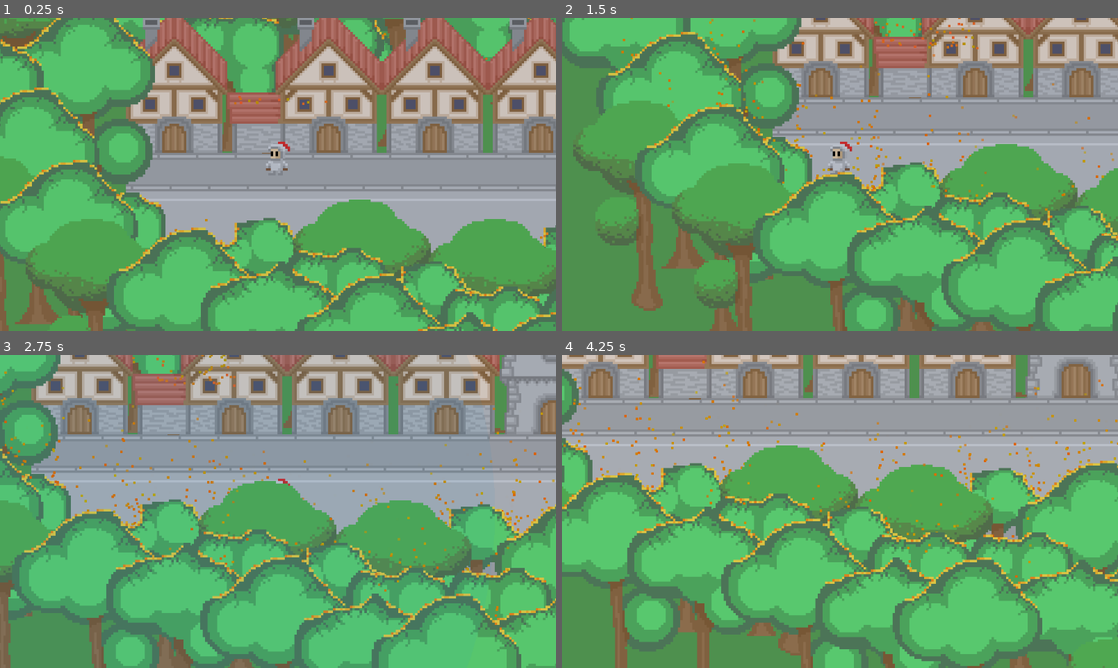
Above: before the commit, frames 1-4 (two rows, left to right).
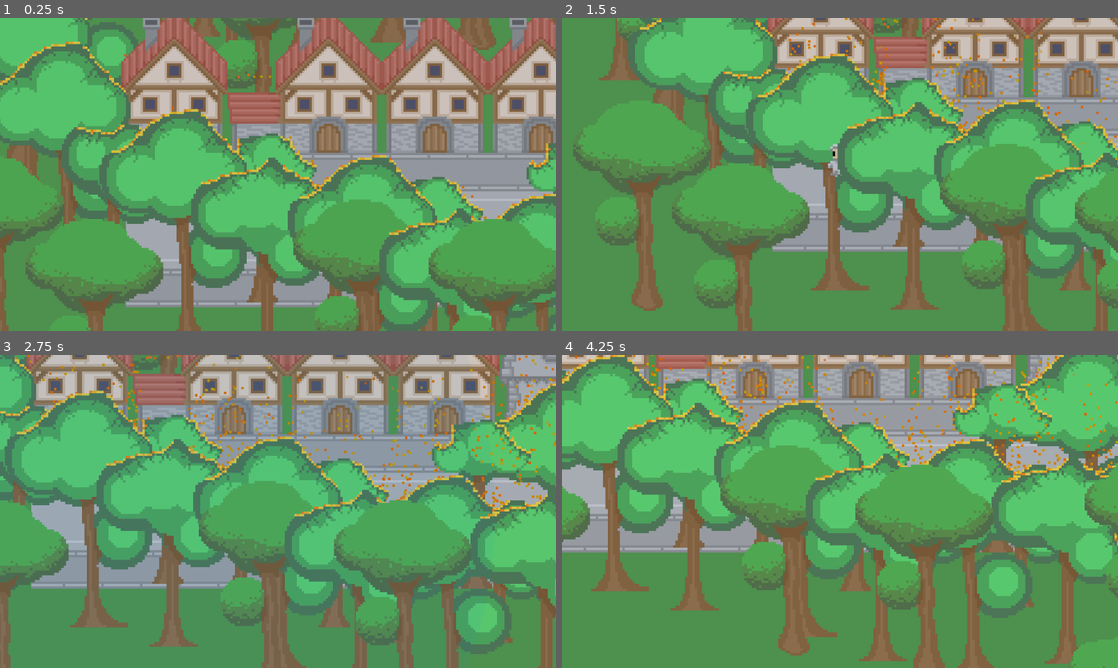
Above: after the commit, the same moments.

Repository: Senjia12/Game-dj-Ames
Game: Godot game, scene res://Level/game.tscn
The game is run twice, just before and just after one commit, with the same random seed, the same clock (stepped at 60 frames per second) and the same inputs.
Inputs (mouse positions are in pixels of both pictures, inside the frame that each line leads up to):
- Up to frame 1 (0.25 s): no input
- Up to frame 2 (1.5 s): move the mouse to (962, 158) at 0.52 s; hold D (right) 0.53-1.28 s; hold S (bottom) 0.53-1.28 s; move the mouse to (728, 190) at 1.27 s; hold A (left) from 1.28 s (still down); tap E (interact) at 1.35 s
- Up to frame 3 (2.75 s): move the mouse to (333, 442) at 2.02 s; release A (left) at 2.03 s; hold D (right) from 2.03 s (still down); right-click (333, 442) at 2.1 s
- Up to frame 4 (4.25 s): move the mouse to (812, 574) at 2.77 s; tap W (top) at 2.85 s; move the mouse to (1006, 558) at 3.52 s; release D (right) at 3.53 s; hold A (left) from 3.53 s (still down); hold S (bottom) from 3.53 s (still down)

The runs differ from the first frame. In frame 1, 50% of the frame differs, in the area x 0-100%, y 0-100%; in frame 2, 51%; in frame 3, 58%; in frame 4, 64%.

Commit message:
truc cancel direct

Diff:
--- a/bla/Level/Décor/Village/arbre brulé/arbre_feu_1.tscn
+++ b/bla/Level/Décor/Village/arbre brulé/arbre_feu_1.tscn
@@ -26,24 +26,27 @@
 "speed": 5.0
 }]
 
-[node name="arbre feu 1" type="AnimatedSprite2D"]
+[node name="Node2D" type="Node2D"]
+
+[node name="arbre feu 1" type="AnimatedSprite2D" parent="."]
+y_sort_enabled = true
 position = Vector2(1, -35)
 sprite_frames = SubResource("SpriteFrames_2ubvi")
 frame = 1
 frame_progress = 0.199264
 script = ExtResource("2_aj2q1")
 
-[node name="GPUParticles2D" parent="." instance=ExtResource("3_it1eh")]
+[node name="GPUParticles2D" parent="arbre feu 1" instance=ExtResource("3_it1eh")]
 position = Vector2(-16, -5)
 
-[node name="GPUParticles2D2" parent="." instance=ExtResource("3_it1eh")]
+[node name="GPUParticles2D2" parent="arbre feu 1" instance=ExtResource("3_it1eh")]
 position = Vector2(-14, -23)
 
-[node name="GPUParticles2D3" parent="." instance=ExtResource("3_it1eh")]
+[node name="GPUParticles2D3" parent="arbre feu 1" instance=ExtResource("3_it1eh")]
 position = Vector2(8, -29)
 
-[node name="GPUParticles2D4" parent="." instance=ExtResource("3_it1eh")]
+[node name="GPUParticles2D4" parent="arbre feu 1" instance=ExtResource("3_it1eh")]
 position = Vector2(17, -21)
 
-[node name="GPUParticles2D5" parent="." instance=ExtResource("3_it1eh")]
+[node name="GPUParticles2D5" parent="arbre feu 1" instance=ExtResource("3_it1eh")]
 position = Vector2(10, 5)
--- a/bla/Level/Décor/Village/arbre brulé/arbre_feu_3.tscn
+++ b/bla/Level/Décor/Village/arbre brulé/arbre_feu_3.tscn
@@ -26,19 +26,22 @@
 "speed": 5.0
 }]
 
-[node name="arbre_feu_3" type="AnimatedSprite2D"]
+[node name="Node2D" type="Node2D"]
+
+[node name="arbre_feu_3" type="AnimatedSprite2D" parent="."]
+y_sort_enabled = true
 position = Vector2(0, -28)
 sprite_frames = SubResource("SpriteFrames_os83v")
 script = ExtResource("2_xm6ca")
 
-[node name="feu point" parent="." instance=ExtResource("3_iswar")]
+[node name="feu point" parent="arbre_feu_3" instance=ExtResource("3_iswar")]
 position = Vector2(-12, -23)
 
-[node name="feu point2" parent="." instance=ExtResource("3_iswar")]
+[node name="feu point2" parent="arbre_feu_3" instance=ExtResource("3_iswar")]
 position = Vector2(-1, -22)
 
-[node name="feu point3" parent="." instance=ExtResource("3_iswar")]
+[node name="feu point3" parent="arbre_feu_3" instance=ExtResource("3_iswar")]
 position = Vector2(15, -24)
 
-[node name="feu point4" parent="." instance=ExtResource("3_iswar")]
+[node name="feu point4" parent="arbre_feu_3" instance=ExtResource("3_iswar")]
 position = Vector2(-6, -23)
--- a/bla/Level/Décor/Village/arbre brulé/arbre_feu_4.tscn
+++ b/bla/Level/Décor/Village/arbre brulé/arbre_feu_4.tscn
@@ -26,25 +26,28 @@
 "speed": 5.0
 }]
 
-[node name="arbre_feu_4" type="AnimatedSprite2D"]
+[node name="Node2D" type="Node2D"]
+
+[node name="arbre_feu_4" type="AnimatedSprite2D" parent="."]
+y_sort_enabled = true
 position = Vector2(-4, -43)
 sprite_frames = SubResource("SpriteFrames_xwmnj")
 script = ExtResource("2_ivov3")
 
-[node name="feu point" parent="." instance=ExtResource("3_obp7h")]
+[node name="feu point" parent="arbre_feu_4" instance=ExtResource("3_obp7h")]
 position = Vector2(-17, -32)
 
-[node name="feu point2" parent="." instance=ExtResource("3_obp7h")]
+[node name="feu point2" parent="arbre_feu_4" instance=ExtResource("3_obp7h")]
 position = Vector2(-8, -36)
 
-[node name="feu point3" parent="." instance=ExtResource("3_obp7h")]
+[node name="feu point3" parent="arbre_feu_4" instance=ExtResource("3_obp7h")]
 position = Vector2(0, -38)
 
-[node name="feu point4" parent="." instance=ExtResource("3_obp7h")]
+[node name="feu point4" parent="arbre_feu_4" instance=ExtResource("3_obp7h")]
 position = Vector2(14, -35)
 
-[node name="feu point5" parent="." instance=ExtResource("3_obp7h")]
+[node name="feu point5" parent="arbre_feu_4" instance=ExtResource("3_obp7h")]
 position = Vector2(21, -32)
 
-[node name="feu point6" parent="." instance=ExtResource("3_obp7h")]
+[node name="feu point6" parent="arbre_feu_4" instance=ExtResource("3_obp7h")]
 position = Vector2(26, -4)
--- a/bla/Level/Décor/Village/arbre brulé/arbre_feu_5.tscn
+++ b/bla/Level/Décor/Village/arbre brulé/arbre_feu_5.tscn
@@ -26,22 +26,25 @@
 "speed": 5.0
 }]
 
-[node name="arbre_feu_5" type="AnimatedSprite2D"]
+[node name="Node2D" type="Node2D"]
+
+[node name="arbre_feu_5" type="AnimatedSprite2D" parent="."]
+y_sort_enabled = true
 position = Vector2(-3, -49)
 sprite_frames = SubResource("SpriteFrames_lyses")
 script = ExtResource("1_ukxbd")
 
-[node name="feu point" parent="." instance=ExtResource("3_6cnl7")]
+[node name="feu point" parent="arbre_feu_5" instance=ExtResource("3_6cnl7")]
 position = Vector2(-20, -28)
 
-[node name="feu point2" parent="." instance=ExtResource("3_6cnl7")]
+[node name="feu point2" parent="arbre_feu_5" instance=ExtResource("3_6cnl7")]
 position = Vector2(-12, -37)
 
-[node name="feu point3" parent="." instance=ExtResource("3_6cnl7")]
+[node name="feu point3" parent="arbre_feu_5" instance=ExtResource("3_6cnl7")]
 position = Vector2(-2, -44)
 
-[node name="feu point4" parent="." instance=ExtResource("3_6cnl7")]
+[node name="feu point4" parent="arbre_feu_5" instance=ExtResource("3_6cnl7")]
 position = Vector2(11, -46)
 
-[node name="feu point5" parent="." instance=ExtResource("3_6cnl7")]
+[node name="feu point5" parent="arbre_feu_5" instance=ExtResource("3_6cnl7")]
 position = Vector2(23, -27)
--- a/bla/Level/Décor/Village/arbre brulé/arebre_feu_2.tscn
+++ b/bla/Level/Décor/Village/arbre brulé/arebre_feu_2.tscn
@@ -26,22 +26,25 @@
 "speed": 5.0
 }]
 
-[node name="arebre_feu_2" type="AnimatedSprite2D"]
+[node name="Node2D" type="Node2D"]
+
+[node name="arebre_feu_2" type="AnimatedSprite2D" parent="."]
+y_sort_enabled = true
 position = Vector2(-3, -43)
 sprite_frames = SubResource("SpriteFrames_xjfdd")
 script = ExtResource("2_0qeyn")
 
-[node name="feu point" parent="." instance=ExtResource("2_l63a7")]
+[node name="feu point" parent="arebre_feu_2" instance=ExtResource("2_l63a7")]
 position = Vector2(-13, 7)
 
-[node name="feu point2" parent="." instance=ExtResource("2_l63a7")]
+[node name="feu point2" parent="arebre_feu_2" instance=ExtResource("2_l63a7")]
 position = Vector2(-15, 1)
 
-[node name="feu point3" parent="." instance=ExtResource("2_l63a7")]
+[node name="feu point3" parent="arebre_feu_2" instance=ExtResource("2_l63a7")]
 position = Vector2(-18, -33)
 
-[node name="feu point4" parent="." instance=ExtResource("2_l63a7")]
+[node name="feu point4" parent="arebre_feu_2" instance=ExtResource("2_l63a7")]
 position = Vector2(10, -34)
 
-[node name="feu point5" parent="." instance=ExtResource("2_l63a7")]
+[node name="feu point5" parent="arebre_feu_2" instance=ExtResource("2_l63a7")]
 position = Vector2(19, -29)
--- a/bla/Level/game.tscn
+++ b/bla/Level/game.tscn
@@ -489,7 +489,7 @@
 
 [node name="particule feu7" parent="village" instance=ExtResource("12_l0c8p")]
 y_sort_enabled = true
-position = Vector2(17, -53)
+position = Vector2(17, -63)
 
 [node name="particule feu8" parent="village" instance=ExtResource("12_l0c8p")]
 y_sort_enabled = true
@@ -582,7 +582,7 @@
 
 [node name="arbre_feu_11" parent="village" instance=ExtResource("15_wmllm")]
 y_sort_enabled = true
-position = Vector2(-67, -44)
+position = Vector2(-69, -35)
 
 [node name="arbre_feu_12" parent="village" instance=ExtResource("15_wmllm")]
 y_sort_enabled = true
Binary file changed: bla/Level/Décor/motagne + point de vue/Grotte_du_Dragon.png
